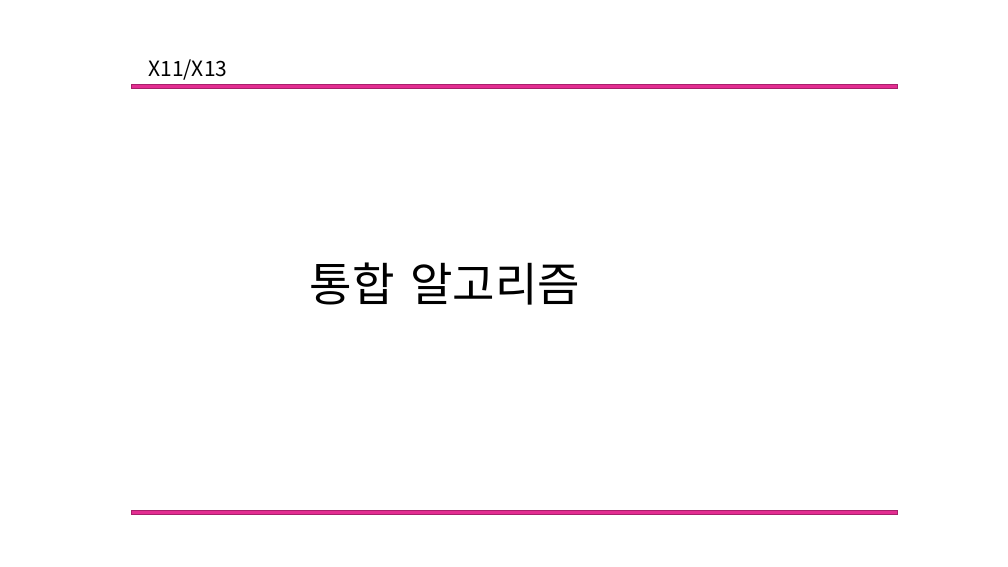
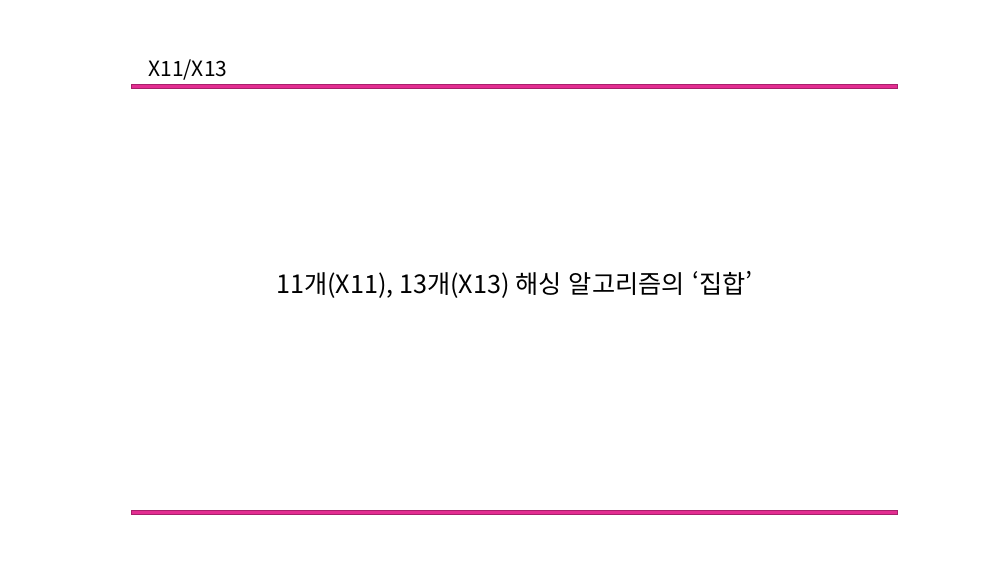
Before and after one commit to Mikusnuz/MyPractice, a slide deck: slide 4 of Study/14. X11, X13 Algorithm.pptx (slide 2 before the commit). Drawn at 1008x567 pixels with LibreOffice and Linux fonts; fonts in the diff are those of the drawing. Boxes give left, top, right and bottom in pixels: in the first picture for what was removed or moved away, otherwise in the second. Text is boxed around its words. In the diff, an @@ line names an element or a change of style, - is before the commit and + after.

```diff
--- a/Study/14. X11, X13 Algorithm.pptx
+++ b/Study/14. X11, X13 Algorithm.pptx
@@ text removed at (410,262,580,305) @@
-알고리즘
@@ text at (276,271,752,298): text changed; size 44 to 24 pt @@
-통합
+11개(X11), 13개(X13) 해싱 알고리즘의 ‘집합’
```
Also in this commit, not shown: 2 other slides changed, 5 slides added, 4 other files.
